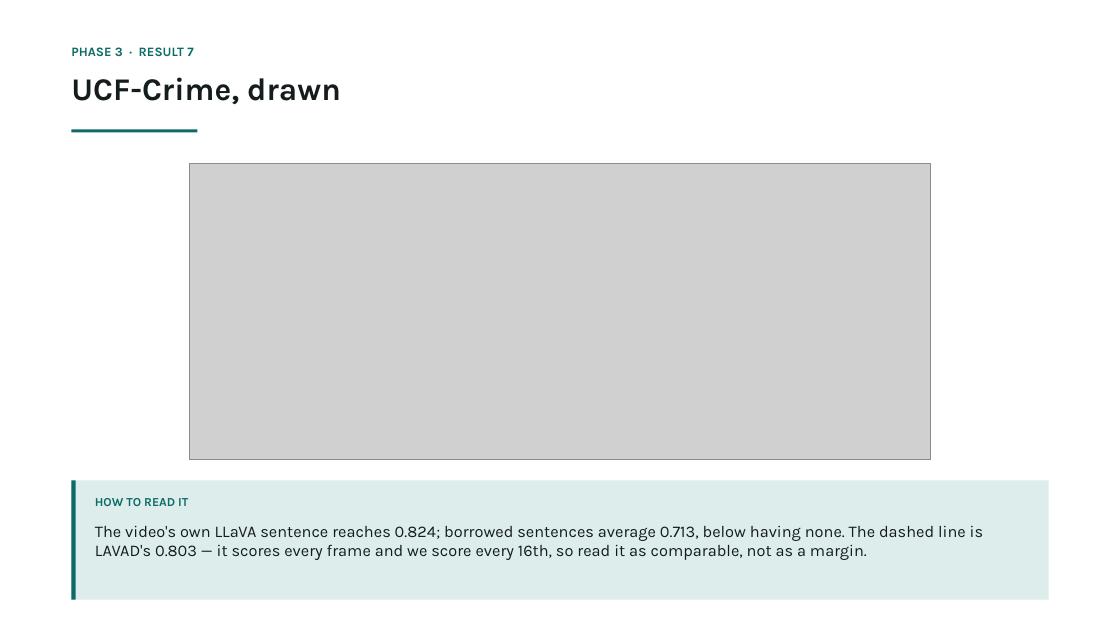
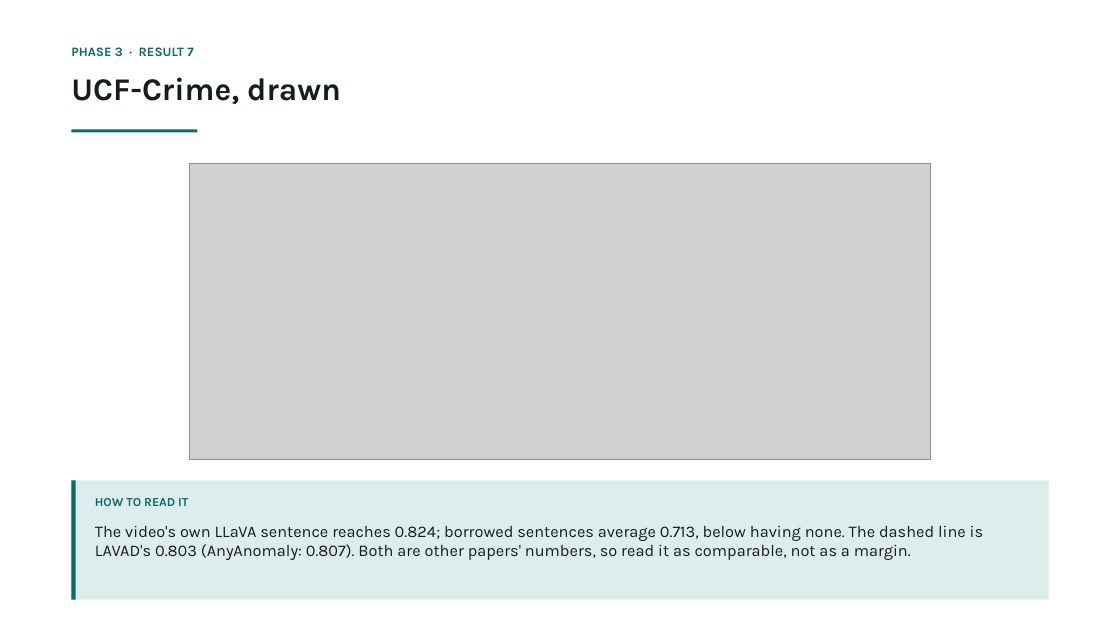
Before and after one commit to prakash-nitc/multimodal-anomaly-detection, a slide deck: slide 25 of docs/06_presentations/DA-ZVAD_Phase3_Review.pptx. Drawn at 1120x630 pixels with LibreOffice and Linux fonts; fonts in the diff are those of the drawing; grey boxes stand for pictures. Boxes give left, top, right and bottom in pixels: in the first picture for what was removed or moved away, otherwise in the second. Text is boxed around its words. In the diff, an @@ line names an element or a change of style, - is before the commit and + after.

Commit message:
Correct LAVAD sampling claim in deck, script and handbook (LAVAD samples every 16th frame too); add AnyAnomaly 80.7 on UCF-Crime; state metric sensitivity on UCF-Crime

```diff
--- a/docs/06_presentations/DA-ZVAD_Phase3_Review.pptx
+++ b/docs/06_presentations/DA-ZVAD_Phase3_Review.pptx
@@ text at (x1=95, y1=526, x2=983, y2=560): text changed @@
-The video's own LLaVA sentence reaches 0.824; borrowed sentences average 0.713, below having none. The dashed line is LAVAD's 0.803 — it scores every frame and we score every 16th, so read it as comparable, not as a margin.
+The video's own LLaVA sentence reaches 0.824; borrowed sentences average 0.713, below having none. The dashed line is LAVAD's 0.803 (AnyAnomaly: 0.807). Both are other papers' numbers, so read it as comparable, not as a margin.
```
Also in this commit, not shown: 3 other slides changed, 5 other files.
